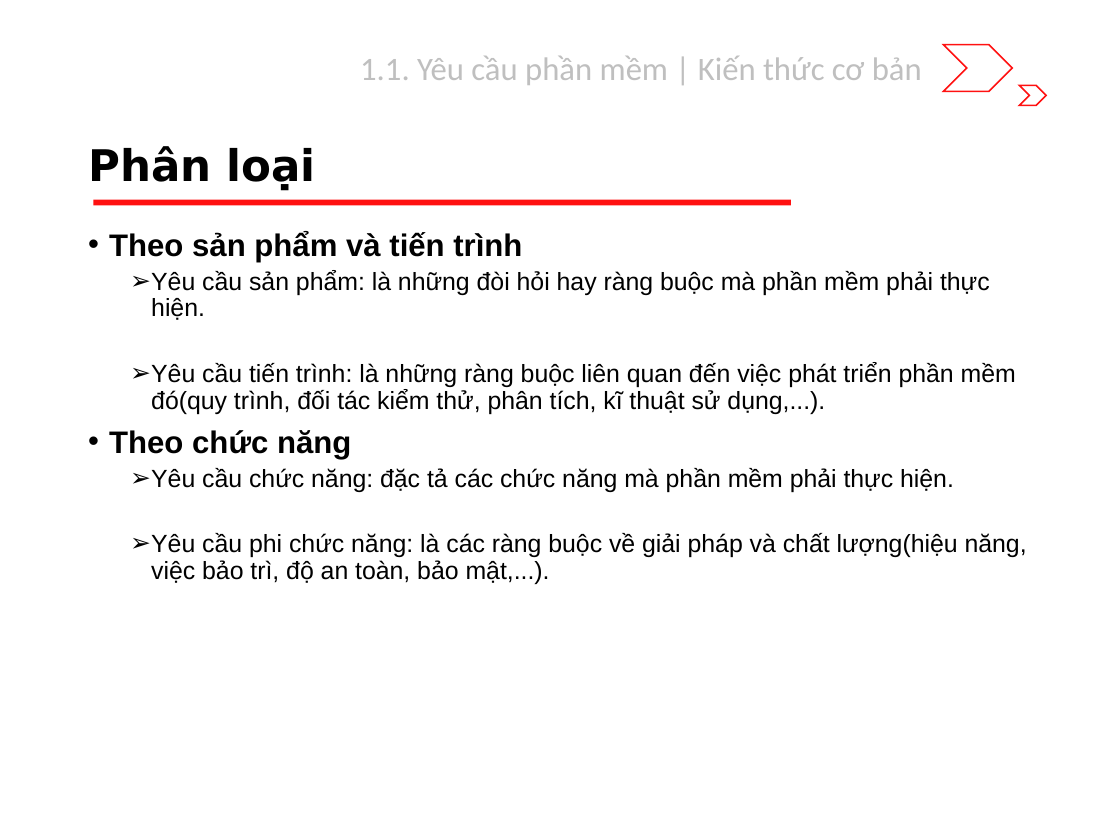
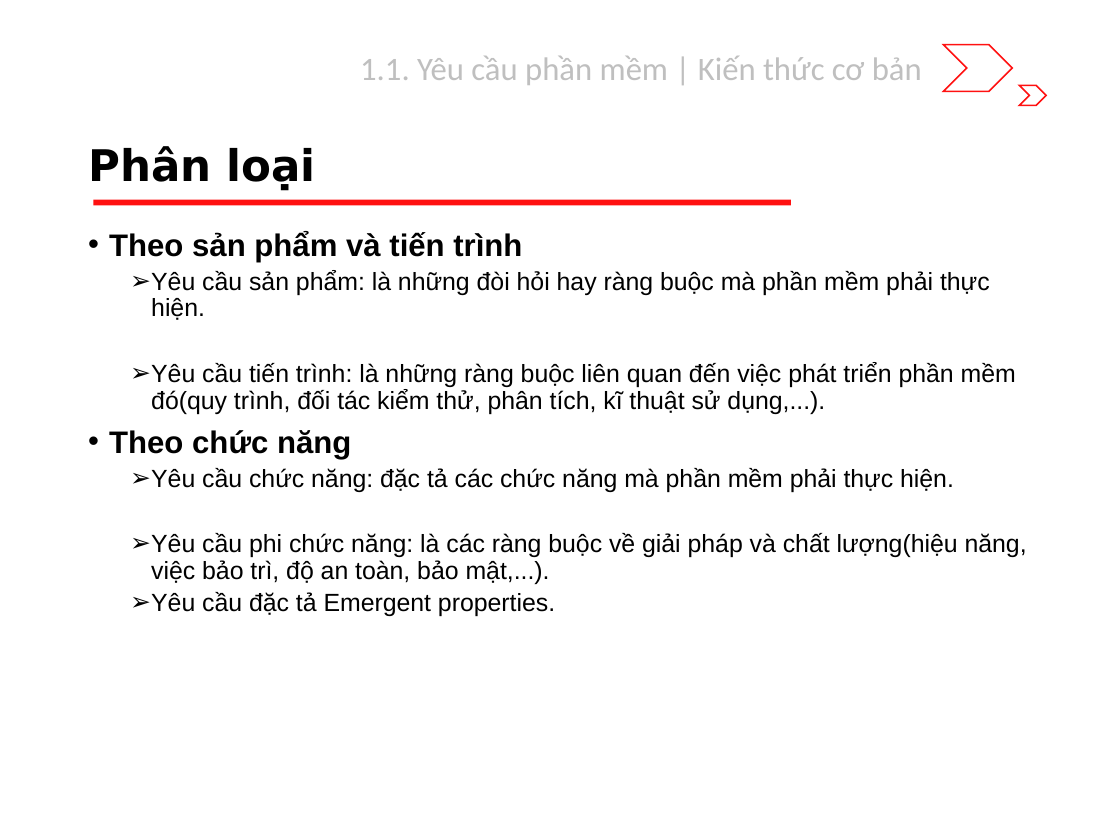
Before and after one commit to riverspart/uet-adv-sw-engineering, a slide deck: slide 7 of slide/dev/chapter_1/slide.pptx (slide 6 before the commit). Drawn at 1120x840 pixels with LibreOffice and Linux fonts; fonts in the diff are those of the drawing. Boxes give left, top, right and bottom in pixels: in the first picture for what was removed or moved away, otherwise in the second. Text is boxed around its words. In the diff, an @@ line names an element or a change of style, - is before the commit and + after.

```diff
--- a/slide/dev/chapter_1/slide.pptx
+++ b/slide/dev/chapter_1/slide.pptx
@@ text at (151,592,555,616): paragraph added @@
+  ➢ Yêu cầu đặc tả Emergent properties.
```
Also in this commit, not shown: 1 other slide changed, 5 slides added.
